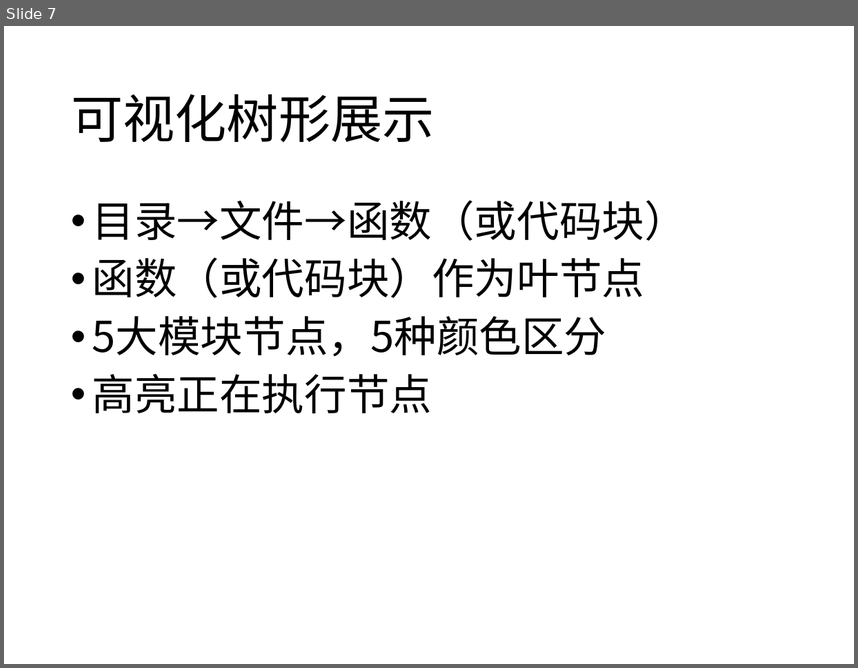
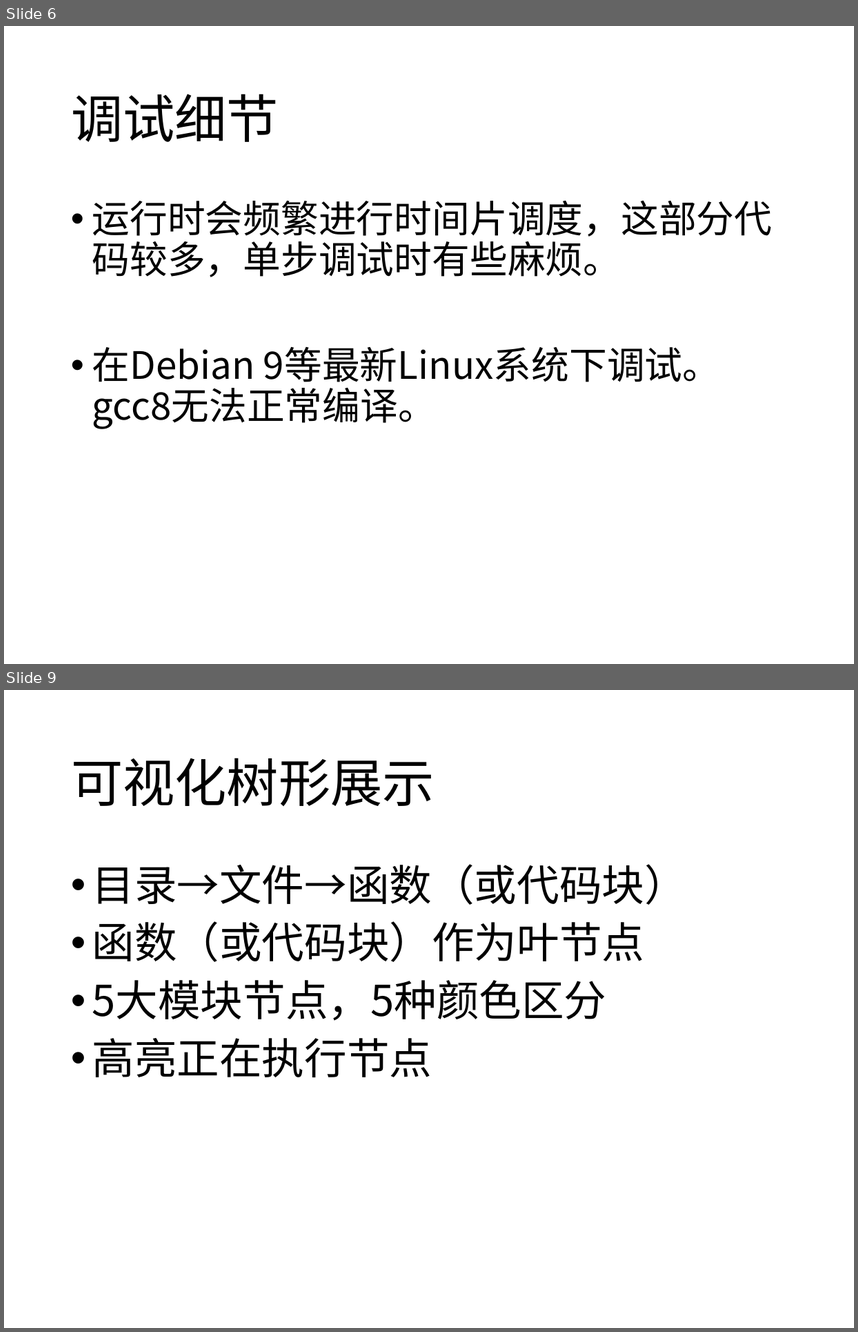
Before and after one commit to sfd158/oldlinux-homework, a slide deck: 宋振华第7周.ppt. Shown one above the other, each under a label of ours: slide 7 before the commit, slides 6 and 9 after it; the slides between them are not shown. The pictures are 858x668 and 858x1332 pixels, drawn with LibreOffice and Linux fonts; fonts in the diff are those of the drawing. Boxes give left, top, right and bottom in pixels: in the first picture for what was removed or moved away, otherwise in the second. Text is boxed around its words. In the diff, an @@ line names an element or a change of style, - is before the commit and + after.

```diff
--- a/宋振华第7周.ppt
+++ b/宋振华第7周.ppt
@@ slide 6 added at (4,26,854,664), background #FFFFFF @@
@@ title added at (71,94,279,142), 44 pt, text #000000 @@
+调试细节
@@ text added at (92,200,773,429), 32 pt, text #000000 @@
+• 运行时会频繁进行时间片调度，这部分代码较多，单步调试时有些麻烦。
+• 在Debian 9等最新Linux系统下调试。gcc8无法正常编译。
@@ what was slide 7 is now slide 9 @@
```
Also in this commit, not shown: 5 slides changed, 5 other slides added, 1 other file.
